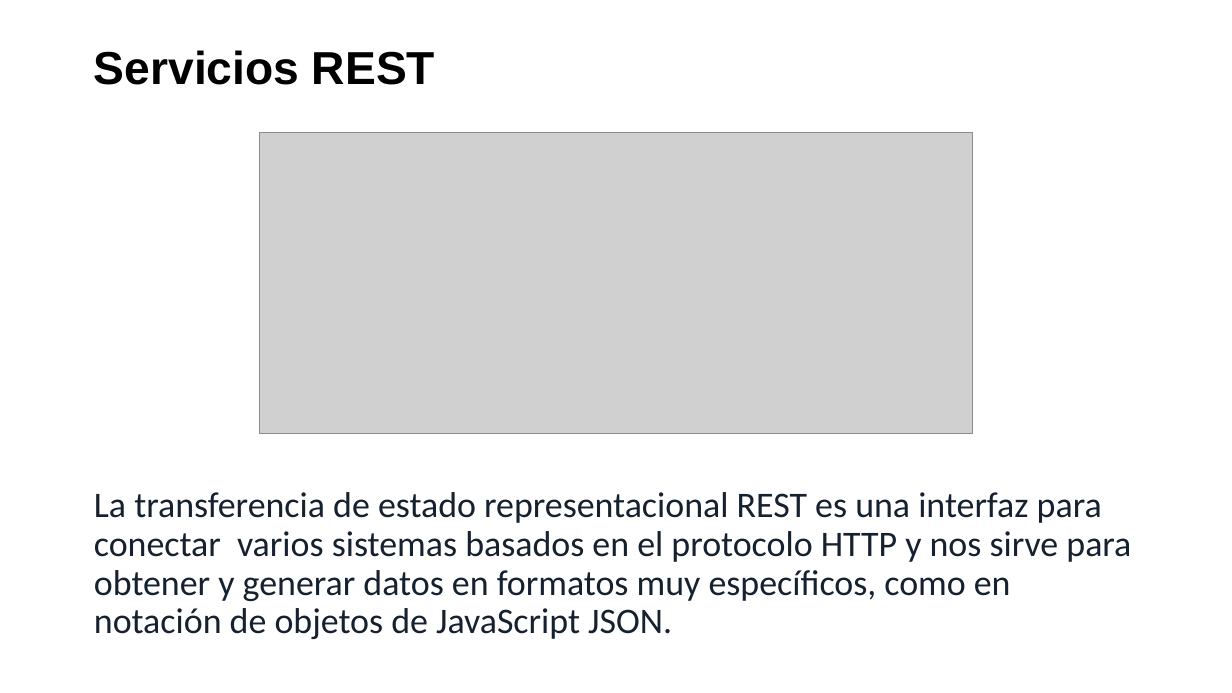
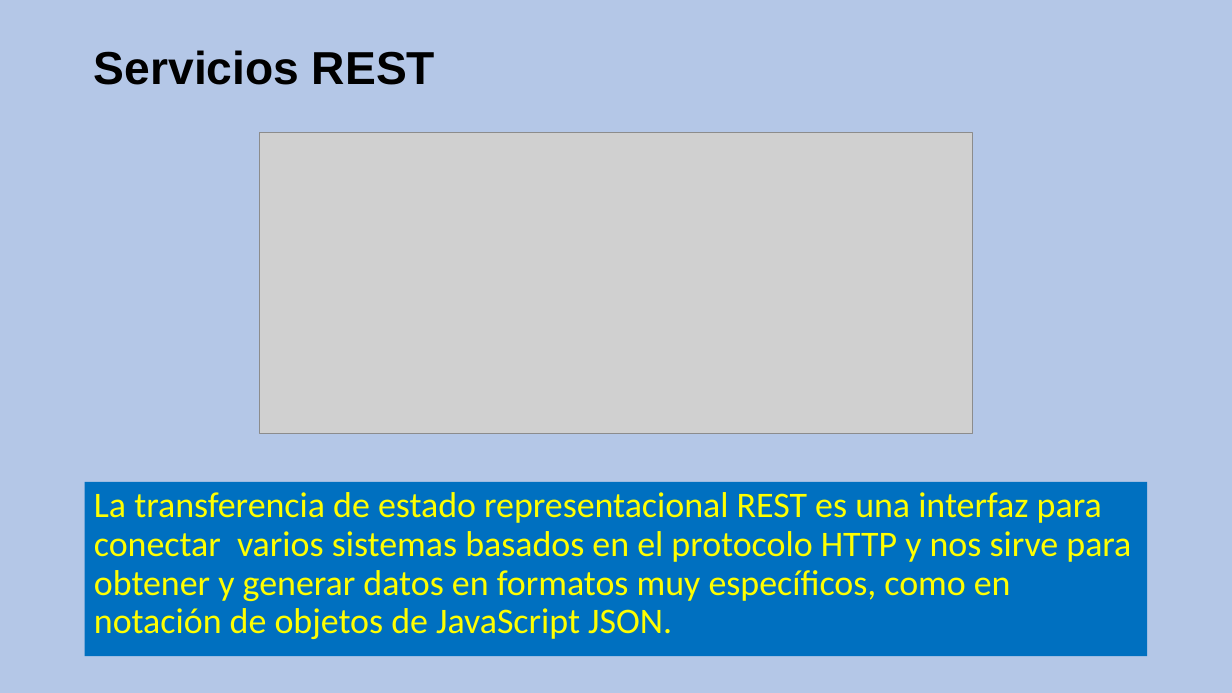
Before and after one commit to CesarFlick/shule-server-repositorio, a slide deck: slide 7 of INSTITUTO POLITÉCNICO NACIONAL.pptx. Drawn at 1232x693 pixels with LibreOffice and Linux fonts; fonts in the diff are those of the drawing; grey boxes stand for pictures. Boxes give left, top, right and bottom in pixels: in the first picture for what was removed or moved away, otherwise in the second. Text is boxed around its words. In the diff, an @@ line names an element or a change of style, - is before the commit and + after.

```diff
--- a/INSTITUTO POLITÉCNICO NACIONAL.pptx
+++ b/INSTITUTO POLITÉCNICO NACIONAL.pptx
@@ background #FFFFFF to #B4C7E7 @@
@@ text "La transferencia de estado representacional ...": place and size @@
-text "La transferencia de estado representacional ..." at <box>94,492,1131,639</box>
+text "La transferencia de estado representacional ..." at <box>85,482,1148,656</box>
@@ text "La transferencia de estado representacional ..." at <box>85,482,1148,656</box>: text colour #16212F to #FFFF00; fill none to #0070C0 @@
```
Also in this commit, not shown: 11 other slides changed, 1 slide added, 1 slide removed, 21 other files.
